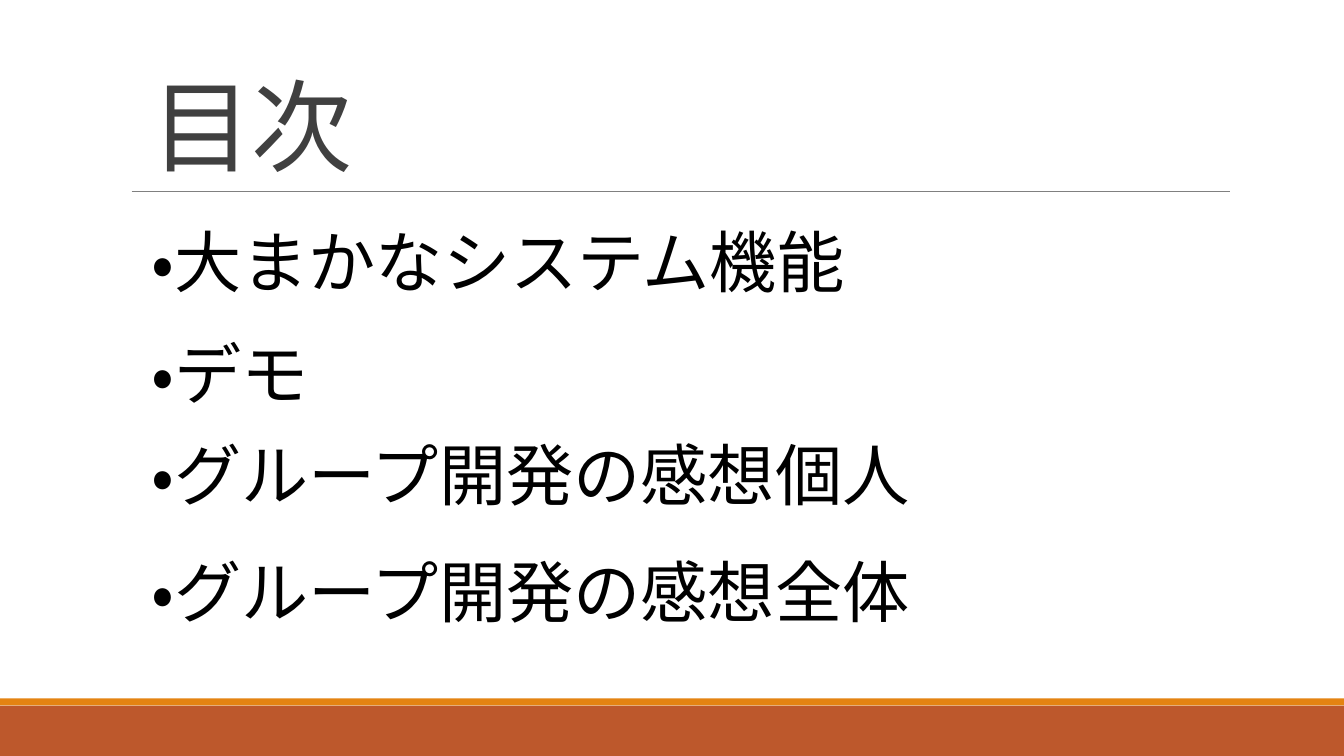
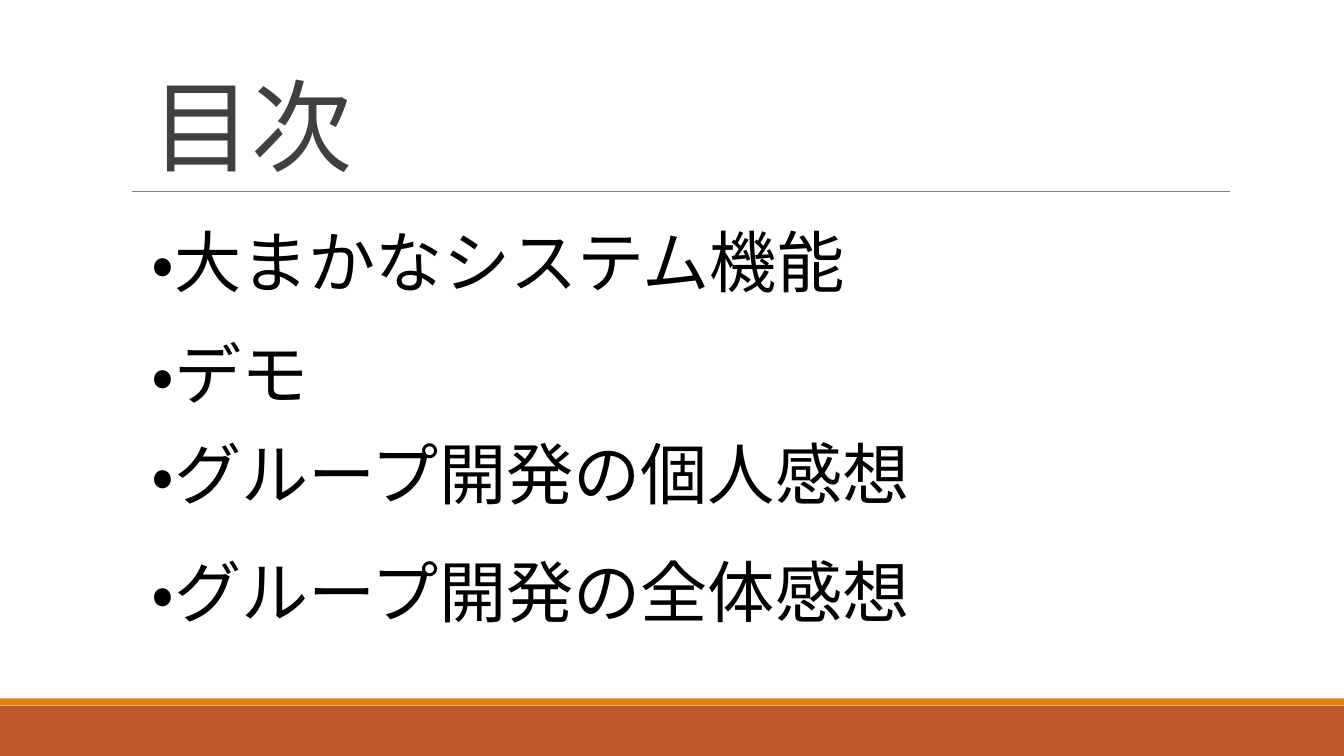
Before and after one commit to ShunjiYamamoto/groupA, a slide deck: slide 3 of 9.発表資料/グループ開発_Aグループ発表資料.pptx. Drawn at 1344x756 pixels with LibreOffice and Linux fonts; fonts in the diff are those of the drawing. Boxes give left, top, right and bottom in pixels: in the first picture for what was removed or moved away, otherwise in the second. Text is boxed around its words. In the diff, an @@ line names an element or a change of style, - is before the commit and + after.

```diff
--- a/9.発表資料/グループ開発_Aグループ発表資料.pptx
+++ b/9.発表資料/グループ開発_Aグループ発表資料.pptx
@@ text at (152, 442, 910, 505): text changed @@
-・グループ開発の感想個人
+・グループ開発の個人感想
@@ text at (152, 560, 910, 623): text changed @@
-・グループ開発の感想全体
+・グループ開発の全体感想
```
Also in this commit, not shown: 2 other slides changed.
